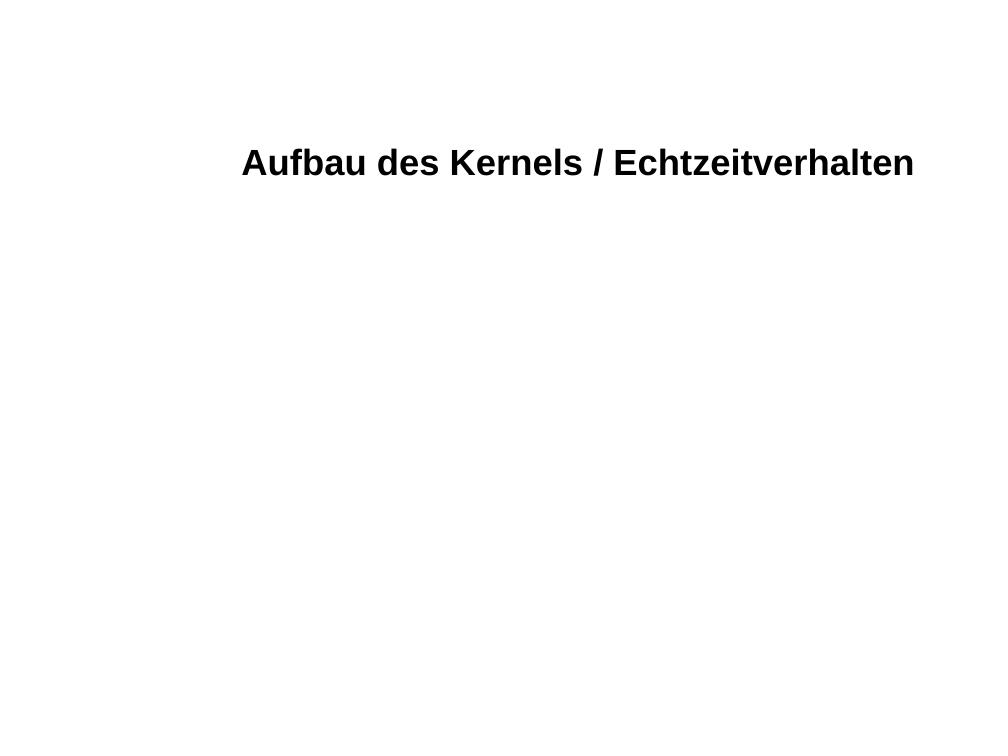
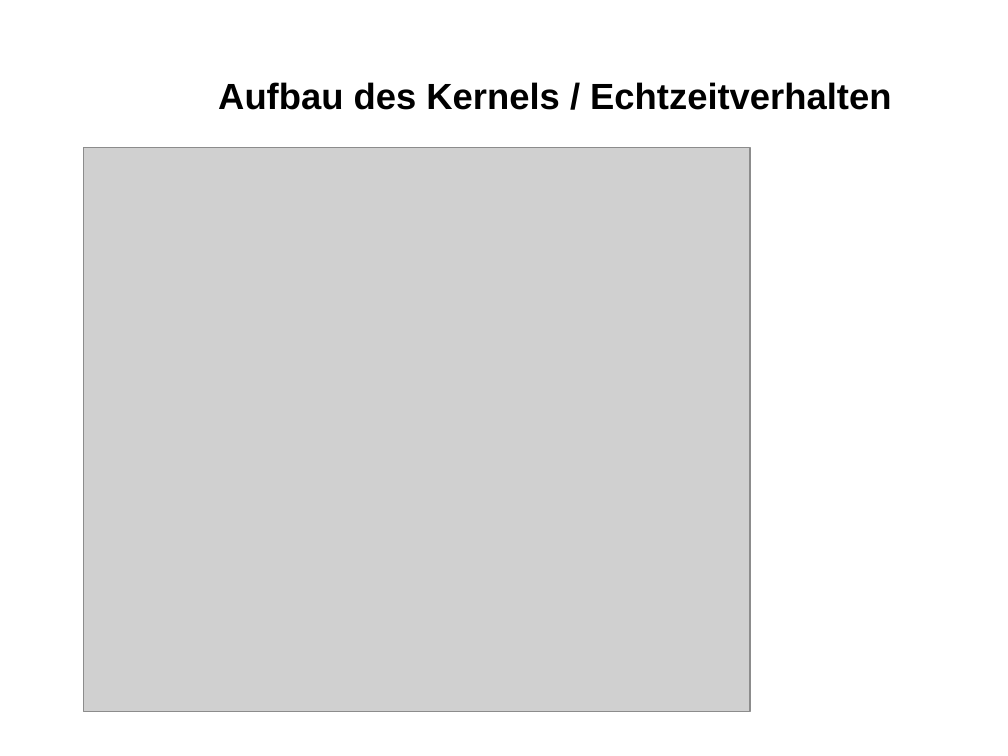
Before and after one commit to eojthejudge/softwaredesigndocs, a slide deck: slide 2 of Portieren/Marktuebersicht_Windows_Embedded.ppt. Drawn at 1008x756 pixels with LibreOffice and Linux fonts; fonts in the diff are those of the drawing; grey boxes stand for pictures; background and template pictures are left out. Boxes give left, top, right and bottom in pixels: in the first picture for what was removed or moved away, otherwise in the second. Text is boxed around its words. In the diff, an @@ line names an element or a change of style, - is before the commit and + after.

```diff
--- a/Portieren/Marktuebersicht_Windows_Embedded.ppt
+++ b/Portieren/Marktuebersicht_Windows_Embedded.ppt
@@ title "Aufbau des Kernels / Echtzeitverhalten": place and size @@
-title "Aufbau des Kernels / Echtzeitverhalten" at bbox=[241, 148, 914, 176]
+title "Aufbau des Kernels / Echtzeitverhalten" at bbox=[218, 82, 891, 110]
@@ picture added at bbox=[84, 148, 750, 713] @@
```
Also in this commit, not shown: 2 other slides changed, 3 slides added, 3 slides removed.
